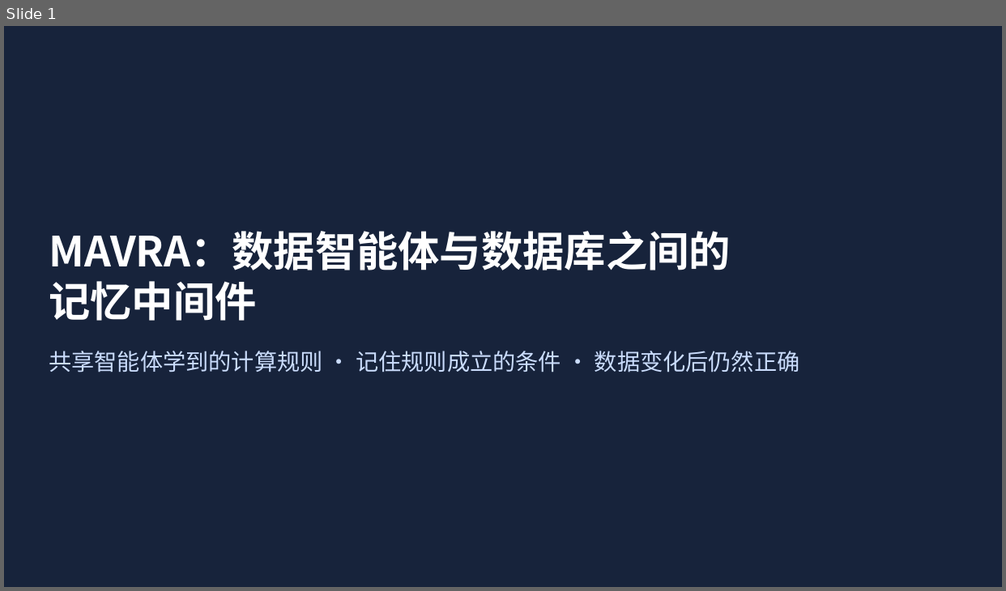
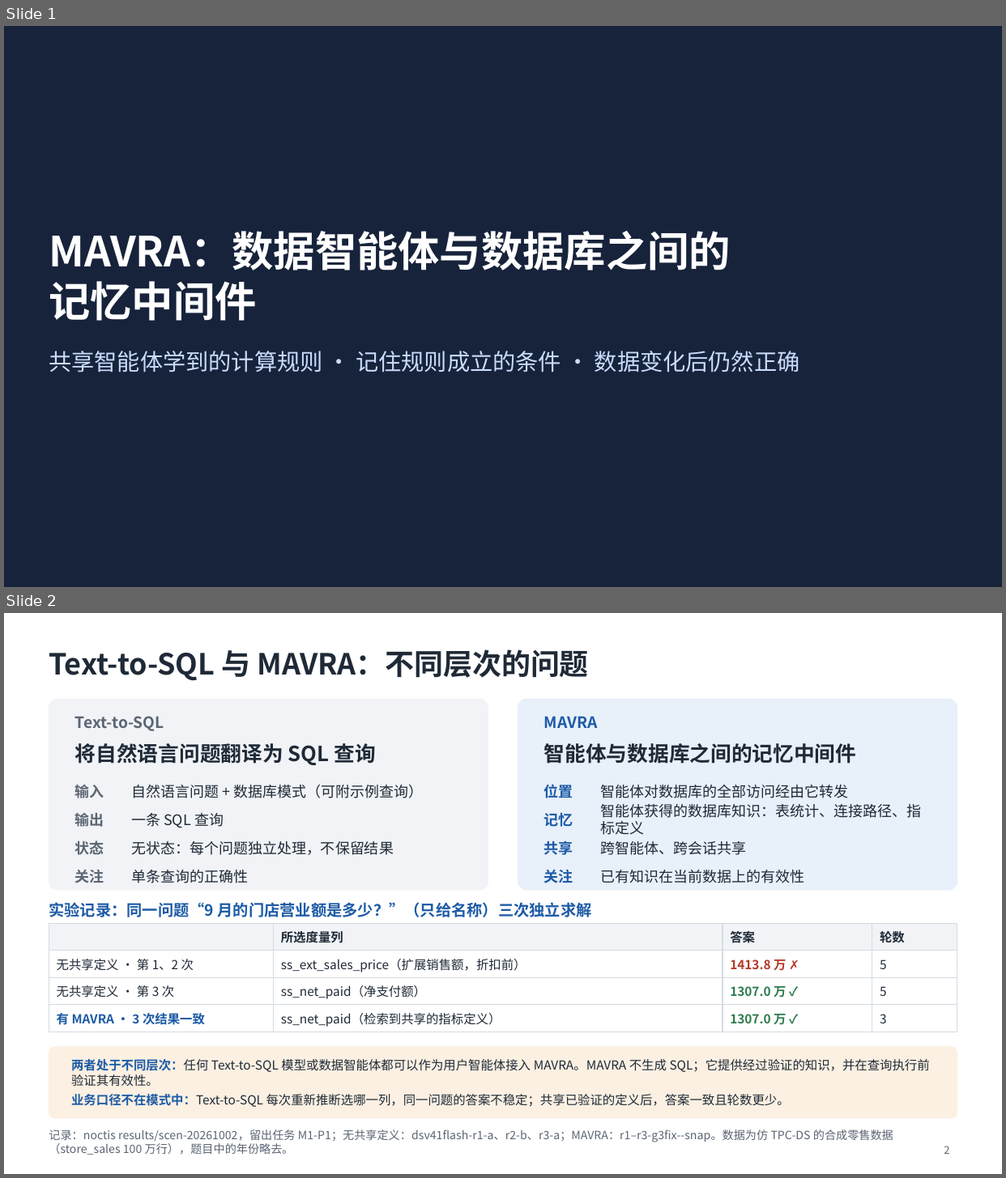
Before and after one commit to mmmttt000045/agent4db-adapter, a slide deck: docs/mavra-system.pptx. Shown one above the other, each under a label of ours: slide 1 before the commit, slides 1 and 2 after it. The pictures are 1006x591 and 1006x1178 pixels, drawn with LibreOffice and Linux fonts; fonts in the diff are those of the drawing. Boxes give left, top, right and bottom in pixels: in the first picture for what was removed or moved away, otherwise in the second. Text is boxed around its words. In the diff, an @@ line names an element or a change of style, - is before the commit and + after.

```diff
--- a/docs/mavra-system.pptx
+++ b/docs/mavra-system.pptx
@@ slide 2 added at (4,613,1002,1174), background #FFFFFF @@
@@ title added at (49,649,588,681), 28 pt, text #1F2A37, bold @@
+Text-to-SQL 与 MAVRA：不同层次的问题
@@ rounded rectangle added at (49,699,488,890), fill #F1F3F6, outline #F1F3F6 1 pt @@
@@ rounded rectangle added at (518,699,957,890), fill #E8F0FA, outline #E8F0FA 1 pt @@
@@ text added at (75,716,164,731), 15 pt, text #5B6573, bold @@
+Text-to-SQL
@@ text added at (544,716,598,728), 15 pt, text #1D5BA6, bold @@
+MAVRA
@@ text added at (75,743,375,765), 20 pt, text #1F2A37, bold @@
+将自然语言问题翻译为 SQL 查询
@@ text added at (544,743,857,764), 20 pt, text #1F2A37, bold @@
+智能体与数据库之间的记忆中间件
@@ text added at (75,785,104,798), 14 pt, text #5B6573, bold @@
+输入
@@ text added at (131,785,423,798), 14 pt, text #1F2A37 @@
+自然语言问题 + 数据库模式（可附示例查询）
@@ text added at (544,784,573,798), 14 pt, text #1D5BA6, bold @@
+位置
@@ text added at (600,785,848,798), 14 pt, text #1F2A37 @@
+智能体对数据库的全部访问经由它转发
@@ text added at (600,804,921,835), 14 pt, text #1F2A37 @@
+智能体获得的数据库知识：表统计、连接路径、指标定义
@@ text added at (75,813,104,827), 14 pt, text #5B6573, bold @@
+输出
@@ text added at (131,813,224,828), 14 pt, text #1F2A37 @@
+一条 SQL 查询
@@ text added at (544,812,573,827), 14 pt, text #1D5BA6, bold @@
+记忆
@@ text added at (75,841,104,855), 14 pt, text #5B6573, bold @@
+状态
@@ text added at (131,841,394,855), 14 pt, text #1F2A37 @@
+无状态：每个问题独立处理，不保留结果
@@ text added at (544,841,573,855), 14 pt, text #1D5BA6, bold @@
+共享
@@ text added at (600,841,746,855), 14 pt, text #1F2A37 @@
+跨智能体、跨会话共享
@@ text added at (75,870,104,884), 14 pt, text #5B6573, bold @@
+关注
@@ text added at (131,870,248,884), 14 pt, text #1F2A37 @@
+单条查询的正确性
@@ text added at (544,870,573,884), 14 pt, text #1D5BA6, bold @@
+关注
@@ text added at (600,870,804,884), 14 pt, text #1F2A37 @@
+已有知识在当前数据上的有效性
@@ text added at (49,902,592,918), 15 pt, text #1D5BA6, bold @@
+实验记录：同一问题“9 月的门店营业额是多少？”（只给名称）三次独立求解
@@ table added at (49,924,957,1030), 4 rows, 4 columns @@
+ | 所选度量列 | 答案 | 轮数
+无共享定义 · 第 1、2 次 | ss_ext_sales_price（扩展销售额，折扣前） | 1413.8 万 ✗ | 5
+无共享定义 · 第 3 次 | ss_net_paid（净支付额） | 1307.0 万 ✓ | 5
+有 MAVRA · 3 次结果一致 | ss_net_paid（检索到共享的指标定义） | 1307.0 万 ✓ | 3
@@ rounded rectangle added at (49,1047,957,1118), fill #FBF0E2, outline #FBF0E2 1 pt @@
@@ text added at (71,1059,930,1107), 12 pt, text #1F2A37 @@
+两者处于不同层次：任何 Text-to-SQL 模型或数据智能体都可以作为用户智能体接入 MAVRA。MAVRA 不生成 SQL；它提供经过验证的知识，并在查询执行前验证其有效性。
+业务口径不在模式中：Text-to-SQL 每次重新推断选哪一列，同一问题的答案不稳定；共享已验证的定义后，答案一致且轮数更少。
@@ text added at (49,1130,893,1155), 11 pt, text #5B6573 @@
+记录：noctis results/scen-20261002，留出任务 M1-P1；无共享定义：dsv41flash-r1-a、r2-b、r3-a；MAVRA：r1–r3-g3fix--snap。数据为仿 TPC-DS 的合成零售数据（store_sales 100 万行），题目中的年份略去。
@@ page number added at (944,1146,949,1154), 10 pt, text #5B6573 @@
+2
```
Also in this commit, not shown: 2 other files.
